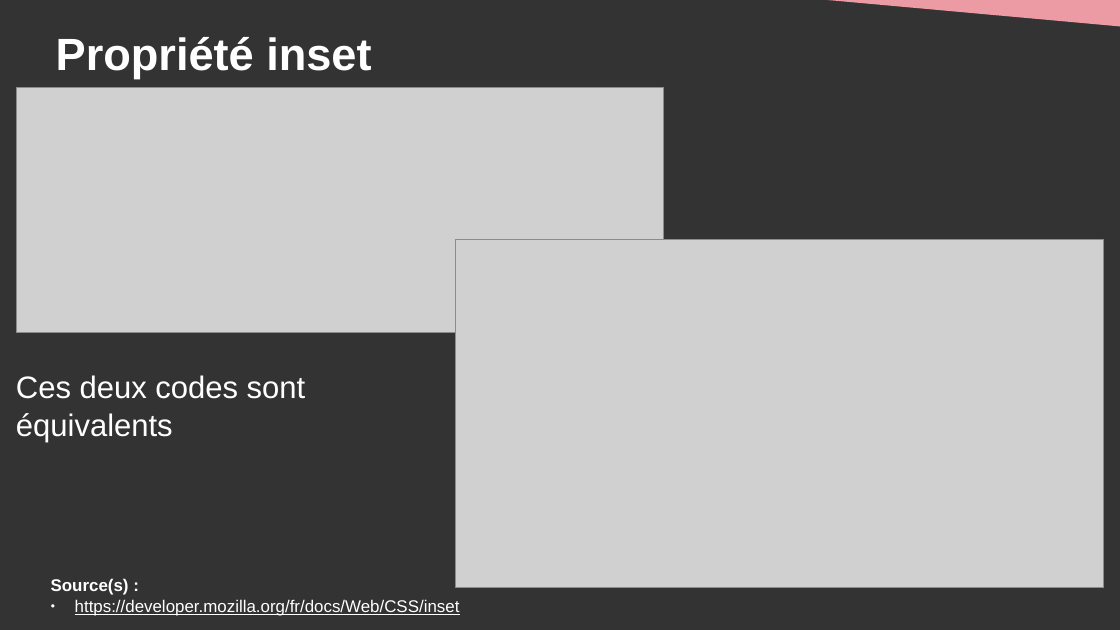
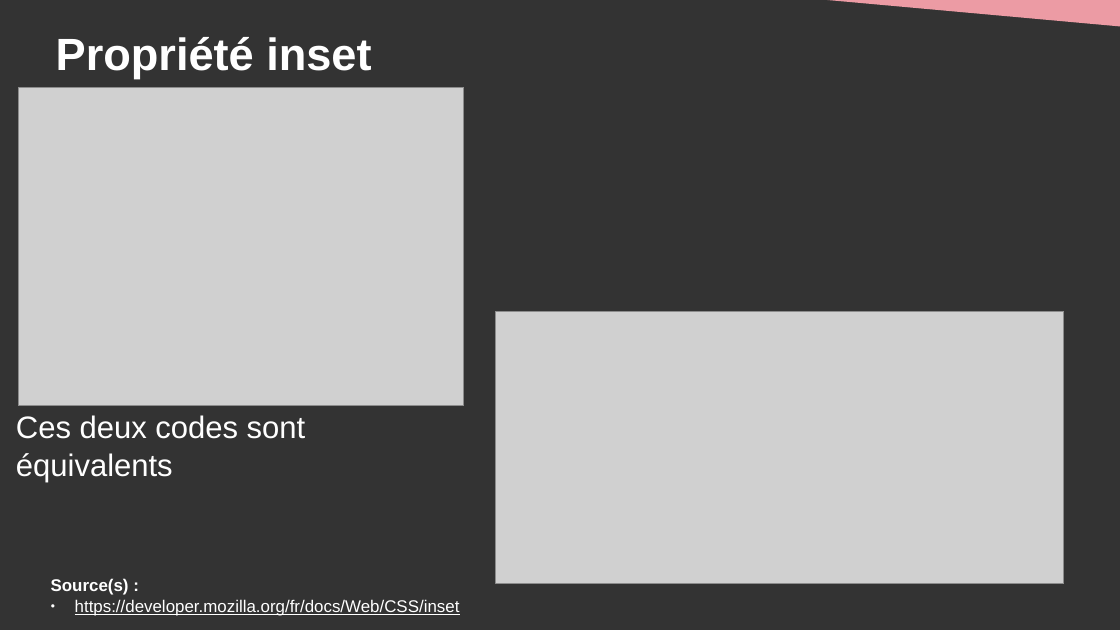
Before and after one commit to DanYellow/cours, a slide deck: slide 26 of s2-integration-web/travaux-pratiques/numero-1/presentation.odp. Drawn at 1120x630 pixels with LibreOffice and Linux fonts; fonts in the diff are those of the drawing; grey boxes stand for pictures. Boxes give left, top, right and bottom in pixels: in the first picture for what was removed or moved away, otherwise in the second. Text is boxed around its words. In the diff, an @@ line names an element or a change of style, - is before the commit and + after.

```diff
--- a/s2-integration-web/travaux-pratiques/numero-1/presentation.odp
+++ b/s2-integration-web/travaux-pratiques/numero-1/presentation.odp
@@ picture: place and size @@
-picture at (456,240,1105,587)
+picture at (18,87,464,406)
@@ picture: place and size @@
-picture at (16,88,665,333)
+picture at (496,311,1064,584)
@@ title "Ces deux codes sont équivalents": place and size @@
-title "Ces deux codes sont équivalents" at (16,375,306,442)
+title "Ces deux codes sont équivalents" at (16,415,306,482)
```
Also in this commit, not shown: 2 other slides changed, 1 other file.
